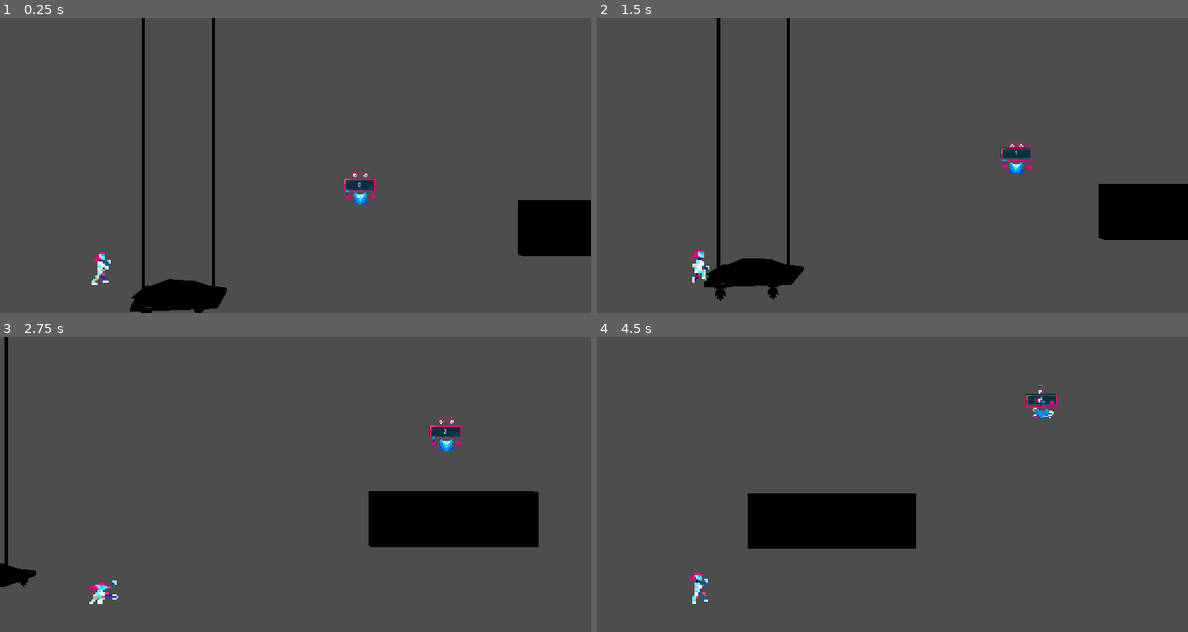
Above: before the commit, frames 1-4 (two rows, left to right).
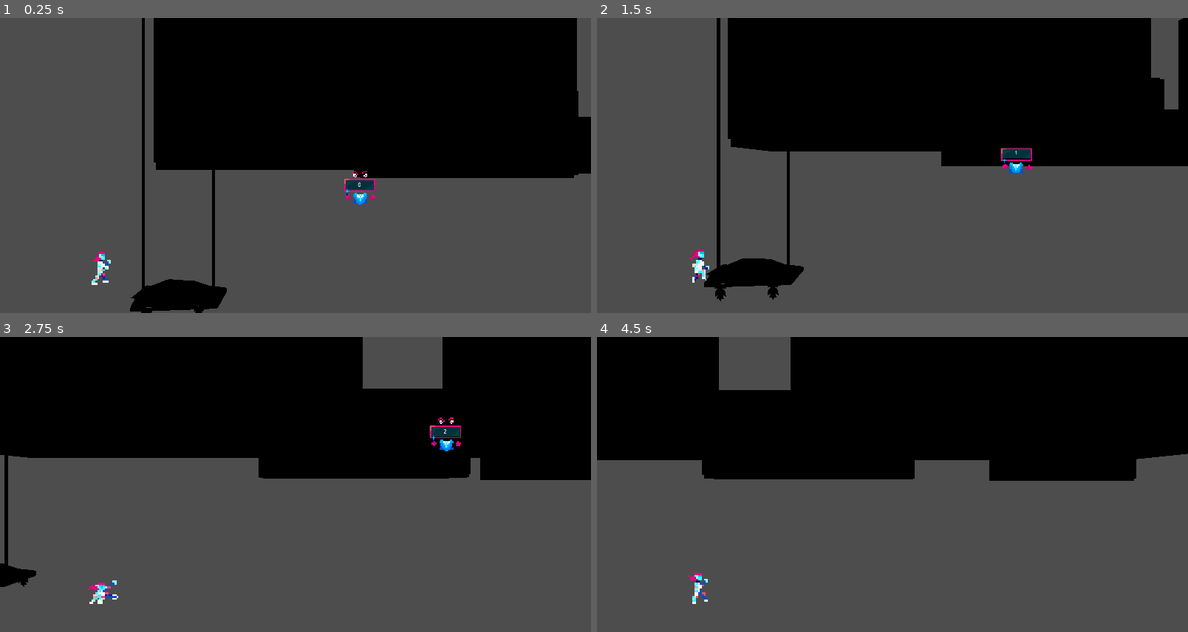
Above: after the commit, the same moments.

Repository: NebulaCoffee/SKG2026-score-gameshow
Game: Godot game, scene res://Scenes/testscene.tscn
The game is run twice, just before and just after one commit, with the same random seed, the same clock (stepped at 60 frames per second) and the same inputs. This scene is started directly instead of the project's main scene.
Inputs:
- Up to frame 1 (0.25 s): no input
- Up to frame 2 (1.5 s): hold Right (ui_right) 0.53-1.28 s; tap Shift (slide) at 0.6, 1.35 s; tap Space (jump) at 0.77 s; hold Left (ui_left) from 1.28 s (still down)
- Up to frame 3 (2.75 s): tap Space (jump) at 1.52 s; release Left (ui_left) at 2.03 s; hold Right (ui_right) from 2.03 s (still down); tap Shift (slide) at 2.1 s
- Up to frame 4 (4.5 s): tap Shift (slide) at 2.85, 3.6, 4.35 s; tap Space (jump) at 3.02, 3.77 s; release Right (ui_right) at 3.53 s; hold Left (ui_left) from 3.53 s (still down)

The runs differ from the first frame. In frame 1, 40% of the frame differs, in the area x 26-100%, y 0-81%; in frame 2, 38%; in frame 3, 47%; in frame 4, 49%, in the area x 0-100%, y 0-72%.

Commit message:
Random billboard textures
Added a script to randomize billboard textures

Diff:
--- /dev/null
+++ b/Assets/3D/Textures/billboard_mats/mecha.tres
@@ -0,0 +1,8 @@
+[gd_resource type="StandardMaterial3D" format=3 uid="uid://3vjyngmvldpc"]
+
+[ext_resource type="Texture2D" uid="uid://dneo6cm06ybt1" path="res://Assets/3D/Textures/nebulabillboard.png" id="1_kretb"]
+
+[resource]
+albedo_texture = ExtResource("1_kretb")
+texture_filter = 0
+texture_repeat = false
--- /dev/null
+++ b/Assets/3D/Textures/billboard_mats/nebula.tres
@@ -0,0 +1,8 @@
+[gd_resource type="StandardMaterial3D" format=3 uid="uid://c20oasaan30hu"]
+
+[ext_resource type="Texture2D" uid="uid://dneo6cm06ybt1" path="res://Assets/3D/Textures/nebulabillboard.png" id="1_inxqs"]
+
+[resource]
+albedo_texture = ExtResource("1_inxqs")
+texture_filter = 0
+texture_repeat = false
--- /dev/null
+++ b/Assets/3D/Textures/billboard_mats/skull.tres
@@ -0,0 +1,8 @@
+[gd_resource type="StandardMaterial3D" format=3 uid="uid://brbd3ms1wds1u"]
+
+[ext_resource type="Texture2D" uid="uid://2k30jri4clm0" path="res://Assets/3D/Textures/skullbillboard.png" id="1_cieq3"]
+
+[resource]
+albedo_texture = ExtResource("1_cieq3")
+texture_filter = 0
+texture_repeat = false
--- /dev/null
+++ b/Assets/3D/Textures/billboard_mats/soilent.tres
@@ -0,0 +1,8 @@
+[gd_resource type="StandardMaterial3D" format=3 uid="uid://bgy2d6txygbh5"]
+
+[ext_resource type="Texture2D" uid="uid://ntq8syiur2qc" path="res://Assets/3D/Textures/soilentbillboard.png" id="1_78b4l"]
+
+[resource]
+albedo_texture = ExtResource("1_78b4l")
+texture_filter = 0
+texture_repeat = false
--- a/Scenes/LevelGeometry/Billboard.tscn
+++ b/Scenes/LevelGeometry/Billboard.tscn
@@ -1,6 +1,7 @@
 [gd_scene format=3 uid="uid://c3t04cylur1gh"]
 
 [ext_resource type="PackedScene" uid="uid://be8h8x5b3h4jk" path="res://Assets/3D/LevelGeom/Billboard.fbx" id="1_qvlyl"]
+[ext_resource type="Script" uid="uid://dit4wconyqg0x" path="res://Scripts/billboard.gd" id="2_emdf4"]
 
 [sub_resource type="BoxShape3D" id="BoxShape3D_cmxda"]
 size = Vector3(0.19636917, 0.08181572, 0.03753662)
@@ -9,6 +10,7 @@
 
 [node name="Billboard" parent="." unique_id=1772692309 instance=ExtResource("1_qvlyl")]
 transform = Transform3D(1000, 0, 0, 0, 1000, 0, 0, 0, 1000, 324.43475, 0, 0)
+script = ExtResource("2_emdf4")
 
 [node name="StaticBody3D" type="StaticBody3D" parent="Billboard" unique_id=2015877864]
 transform = Transform3D(0.99999976, 0, 0, 0, 0.99999976, 0, 0, 0, 0.99999976, -0.2263497, -0.041481003, 0.0021972642)
--- a/Scenes/testscene.tscn
+++ b/Scenes/testscene.tscn
@@ -3,7 +3,7 @@
 [ext_resource type="PackedScene" uid="uid://domav2ro4dq8e" path="res://Scenes/high_score.tscn" id="1_wni78"]
 [ext_resource type="PackedScene" uid="uid://y6fr4t71pqff" path="res://Scenes/player.tscn" id="2_nes3m"]
 [ext_resource type="PackedScene" uid="uid://dbhcodxrxq1f" path="res://Assets/3D/LevelGeom/FlyingCar.fbx" id="3_nes3m"]
-[ext_resource type="PackedScene" uid="uid://be8h8x5b3h4jk" path="res://Assets/3D/LevelGeom/Billboard.fbx" id="3_vy56e"]
+[ext_resource type="PackedScene" uid="uid://c3t04cylur1gh" path="res://Scenes/LevelGeometry/Billboard.tscn" id="5_0pdfm"]
 
 [sub_resource type="WorldBoundaryShape3D" id="WorldBoundaryShape3D_ganen"]
 
@@ -16,9 +16,6 @@
 [node name="Player" parent="." unique_id=854722899 instance=ExtResource("2_nes3m")]
 transform = Transform3D(1, 0, 0, 0, 1, 0, 0, 0, 1, -76.60614, 3.1065483, 0)
 
-[node name="Billboard" parent="." unique_id=351189854 instance=ExtResource("3_vy56e")]
-transform = Transform3D(550.7081, 0, 0, 0, 430.03134, 0, 0, 0, 100, 346.9824, 29.88956, -24.662262)
-
 [node name="StaticBody2D" type="StaticBody3D" parent="." unique_id=48278438]
 
 [node name="CollisionShape2D" type="CollisionShape3D" parent="StaticBody2D" unique_id=1428262338]
@@ -27,3 +24,21 @@
 
 [node name="FlyingCar" parent="." unique_id=664029339 instance=ExtResource("3_nes3m")]
 transform = Transform3D(500, 0, 0, 0, 500, 0, 0, 0, 500, 25.329697, -11.753475, 6.751808)
+
+[node name="billboard1" parent="." unique_id=39722285 instance=ExtResource("5_0pdfm")]
+transform = Transform3D(1, 0, 0, 0, 1, 0, 0, 0, 1, -44, 133.31168, -6)
+
+[node name="billboard2" parent="." unique_id=605454345 instance=ExtResource("5_0pdfm")]
+transform = Transform3D(1, 0, 0, 0, 1, 0, 0, 0, 1, 212.03394, 133.31168, -6)
+
+[node name="billboard3" parent="." unique_id=1638044242 instance=ExtResource("5_0pdfm")]
+transform = Transform3D(1, 0, 0, 0, 1, 0, 0, 0, 1, 486.96628, 123.44275, -6)
+
+[node name="billboard4" parent="." unique_id=1188679 instance=ExtResource("5_0pdfm")]
+transform = Transform3D(1, 0, 0, 0, 1, 0, 0, 0, 1, 706.4426, 123.44275, -162.96722)
+
+[node name="billboard5" parent="." unique_id=2088629671 instance=ExtResource("5_0pdfm")]
+transform = Transform3D(1, 0, 0, 0, 1, 0, 0, 0, 1, 85.40192, 123.44275, -93.44339)
+
+[node name="billboard6" parent="." unique_id=1619209244 instance=ExtResource("5_0pdfm")]
+transform = Transform3D(1, 0, 0, 0, 1, 0, 0, 0, 1, 415.96408, 123.44275, -194.3088)
--- /dev/null
+++ b/Scripts/billboard.gd
@@ -0,0 +1,14 @@
+extends Node3D
+
+@onready var billboard_floor: MeshInstance3D = $BillboardFloor
+const MAT_FOL = "res://Assets/3D/Textures/billboard_mats/"
+
+func _ready() -> void:
+	match randi_range(0,3):
+		0:load_texture(MAT_FOL + "mecha.tres")
+		1:load_texture(MAT_FOL + "nebula.tres")
+		2:load_texture(MAT_FOL + "skull.tres")
+		3:load_texture(MAT_FOL + "soilent.tres")
+
+func load_texture(location : String)->void:
+	billboard_floor.material_override = load(location)
Not shown, added: Scripts/billboard.gd.uid
